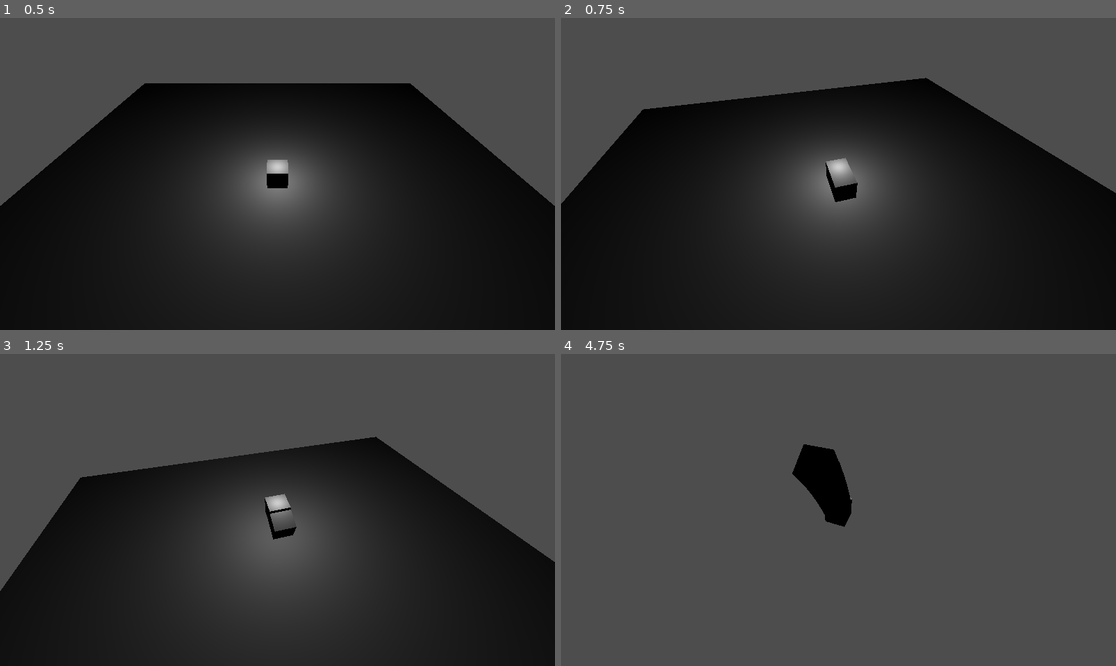
Above: before the commit, frames 1-4 (two rows, left to right).
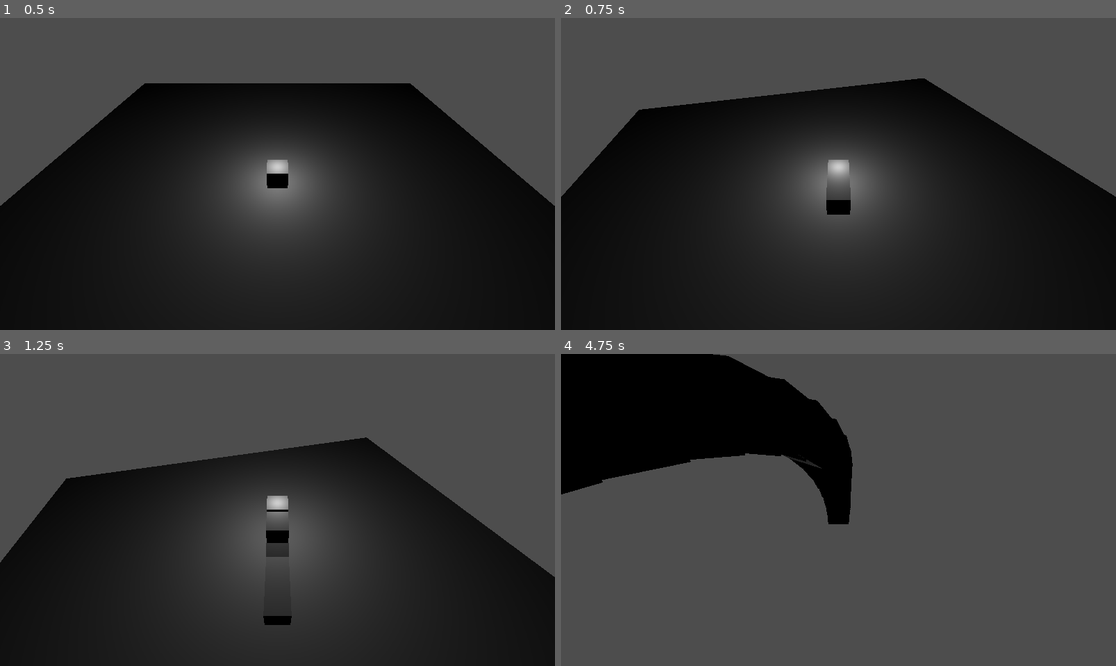
Above: after the commit, the same moments.

Repository: lcsaasm/Snake3D
Game: Godot game, scene res://main.tscn
Two runs of this game, one before a commit and one after it. Both use one fixed random seed, a clock stepped at 60 frames per second and the inputs below.
Inputs (mouse positions are in pixels of both pictures, inside the frame that each line leads up to):
- Up to frame 1 (0.5 s): no input
- Up to frame 2 (0.75 s): tap Enter at 0.5 s; move the mouse to (866, 174) at 0.52 s; hold W (move_up) from 0.53 s (still down); hold E (interact) from 0.53 s (still down)
- Up to frame 3 (1.25 s): keep holding W (move_up); keep holding E (interact); tap Space (jump) at 0.77, 0.8, 1.07 s
- Up to frame 4 (4.75 s): keep holding W (move_up); move the mouse to (810, 510) at 1.27 s; release E (interact) at 1.28 s; tap Space (jump) at 1.35, 1.52, 1.82, 2.3, 3.02, 3.32, 3.77, 3.8, 4.07, 4.52 s; tap E (interact) at 1.55, 3.05, 4.35 s; move the mouse to (849, 503) at 2.02 s; hold E (interact) 2.03-2.78 s; move the mouse to (832, 516) at 2.77 s; tap Mouse wheel down (scroll_down) at 2.85 s; move the mouse to (877, 513) at 3.52 s; hold Mouse wheel up (scroll_up) 3.53-4.28 s; move the mouse to (794, 506) at 4.27 s

Frame 1 is identical in both runs. In frame 2, 1.1% of the frame differs, in the area x 0-100%, y 19-64%; in frame 3, 2.9%; in frame 4, 16%, in the area x 0-53%, y 0-56%.

Commit message:
Actualización de movimiento

Diff:
--- /dev/null
+++ b/controller.gd
@@ -0,0 +1,18 @@
+extends Node
+class_name Controller
+
+@onready var camera_pivot: Node3D = $"../CameraPivot"
+@onready var camera_3d: Camera3D = $"../CameraPivot/Camera3D"
+
+func input_gather() -> InputPackage:
+	var input_data: InputPackage = InputPackage.new()
+	var input_direction: Vector2 = Input.get_vector("move_left", "move_right", "move_up", "move_down")
+
+	input_data.direction = (camera_pivot.transform.basis * Vector3(input_direction.x, 0, input_direction.y)).normalized()
+
+	if Input.is_action_pressed("interact"):
+		input_data.interact = true
+	if Input.is_action_pressed("jump"):
+		input_data.jump = true
+
+	return input_data
--- /dev/null
+++ b/controller.tscn
@@ -0,0 +1,6 @@
+[gd_scene load_steps=2 format=3 uid="uid://ch77opu4v5oms"]
+
+[ext_resource type="Script" uid="uid://k4lhg4r12edp" path="res://controller.gd" id="1_4i7uo"]
+
+[node name="InputGatherer" type="Node"]
+script = ExtResource("1_4i7uo")
--- /dev/null
+++ b/input_package.gd
@@ -0,0 +1,6 @@
+extends Node
+class_name InputPackage
+
+var direction: Vector3 = Vector3.ZERO
+var jump: bool = false
+var interact: bool = false
--- a/main.gd
+++ b/main.gd
@@ -16,7 +16,7 @@
 	camera_start_position = camera.position
 	Input.set_mouse_mode(Input.MOUSE_MODE_CAPTURED)
 
-func _process(delta: float) -> void:
+func _process(_delta: float) -> void:
 	camera_pivot.position = player.position
 
 func _unhandled_input(event: InputEvent) -> void:
--- a/main.tscn
+++ b/main.tscn
@@ -1,7 +1,8 @@
-[gd_scene load_steps=3 format=3 uid="uid://dtwj8a5aeyx1u"]
+[gd_scene load_steps=4 format=3 uid="uid://dtwj8a5aeyx1u"]
 
 [ext_resource type="Script" uid="uid://c8r1xjfqtn8eq" path="res://main.gd" id="1_0xm2m"]
 [ext_resource type="PackedScene" uid="uid://dkbj5ri5eepx8" path="res://player.tscn" id="1_ig7tw"]
+[ext_resource type="PackedScene" uid="uid://ch77opu4v5oms" path="res://controller.tscn" id="2_h2yge"]
 
 [node name="Main" type="Node"]
 script = ExtResource("1_0xm2m")
@@ -13,7 +14,10 @@
 use_collision = true
 size = Vector3(25, 1, 25)
 
-[node name="Player" parent="." instance=ExtResource("1_ig7tw")]
+[node name="Controller" parent="." instance=ExtResource("2_h2yge")]
+
+[node name="Player" parent="." node_paths=PackedStringArray("controller") instance=ExtResource("1_ig7tw")]
+controller = NodePath("../Controller")
 
 [node name="OmniLight3D" type="OmniLight3D" parent="Player"]
 transform = Transform3D(1, 0, 0, 0, 1, 0, 0, 0, 1, 0, 1, 0)
--- a/player.gd
+++ b/player.gd
@@ -4,6 +4,7 @@
 
 @onready var body: Node = $Body
 
+@export var controller: Controller
 @export var speed: float = 5.0
 @export var jump_velocity: float = 5.0
 @export var segment_separation: float = 0.75
@@ -12,14 +13,14 @@
 	set_collision_layer_value(1, 0)
 
 func _physics_process(delta: float) -> void:
-	var input_dir: Vector2 = Input.get_vector("move_left", "move_right", "move_up", "move_down")
-	var direction: Vector3 = (transform.basis * Vector3(input_dir.x, 0, input_dir.y)).normalized()
+	var input_data: InputPackage = controller.input_gather()
+	var direction: Vector3 = input_data.direction
 
-	if Input.is_action_just_pressed("interact"):
+	if input_data.interact:
 		grow()
 
 	if is_on_floor():
-		if Input.is_action_pressed("jump"):
+		if input_data.jump:
 			velocity.y = jump_velocity
 	else:
 		velocity += get_gravity() * delta
@@ -27,6 +28,7 @@
 	if direction:
 		velocity.x = direction.x * speed
 		velocity.z = direction.z * speed
+		look_at(position + Vector3(direction.x, 0, direction.z))
 	else:
 		velocity.x = move_toward(velocity.x, 0, speed)
 		velocity.z = move_toward(velocity.z, 0, speed)
@@ -51,5 +53,6 @@
 	var objetive_direction: Vector3 = origen.position.direction_to(objetive.position)
 	var target_position: Vector3 = objetive.position - (segment_separation * objetive_direction)
 	origen.velocity = (target_position - origen.position)  / delta
-	origen.look_at(target_position)
+	if origen.position.distance_to(target_position) > 0.0025:
+		origen.look_at(target_position)
 	origen.move_and_slide()
Not shown, added: controller.gd.uid
Not shown, added: input_package.gd.uid
